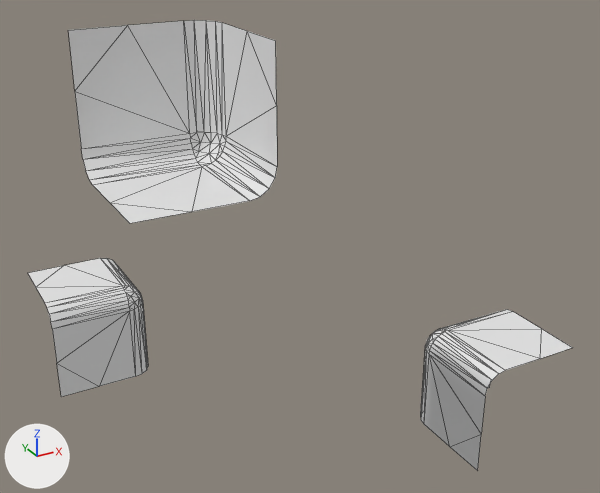
An edit to the OBJ model workshops/w6_polygonization/data/bmc/bmc_tiles/t_097.obj, drawn before and after from the same camera.
The view is the same before and after, from a 50 mm lens placed at (-0.835, -1.64, 0.721), pointed at (0.036, -0.056, -0.072). The lights are fixed; the arrows at lower left show +X, +Y and +Z. Mesh edges are drawn as thin lines. Where no turn or scale is listed for an object, it has been applied to the vertices.

Before the edit, the objects in view are built like this:
```python
me_t_097 = bpy.data.meshes.new('t_097')
me_t_097.from_pydata(...)  # 156 vertices, 234 faces; spans x -0.5..0.5, y -0.5..0.5, z -0.5..0.5
ob_t_097 = bpy.data.objects.new('t_097', me_t_097)
ob_t_097.location = (0.0, 0.0, 0.0)
```
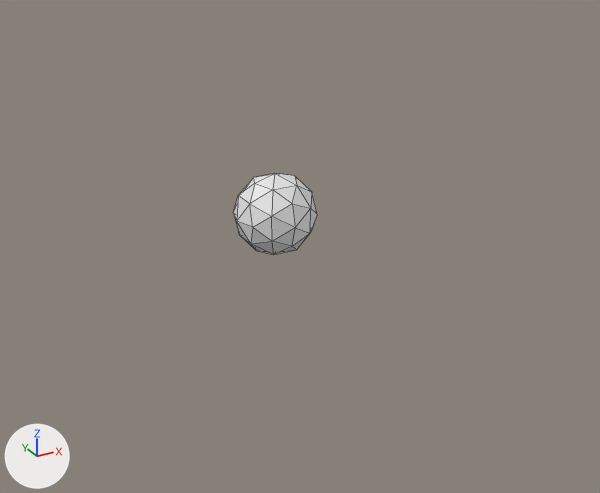
What differs and where, as boxes (x1, y1, x2, y2) in the pictures (600 x 493 px):
't_097', reshaped (84% narrower, 82% shorter): before (28, 20, 573, 471); after (233, 173, 317, 255)
part 1 of me_t_097, added: after (233, 173, 317, 255)
part 2 of me_t_097, deleted: before (421, 309, 573, 471)
part 3 of me_t_097, deleted: before (68, 20, 277, 223)
part 4 of me_t_097, deleted: before (28, 258, 148, 397)

What the commit changed:
me_t_097 has 156 vertices, 234 faces and spans x -0.5..0.5, y -0.5..0.5, z -0.5..0.5.
me_t_097 is used by ob_t_097; location (0.0, 0.0, 0.0).
me_t_097 part 1: a new loose piece, an icosphere of 80 faces spanning x -0.1..0.1, y -0.1..0.1, z -0.1..0.1.
me_t_097 part 2: the loose piece of 52 vertices spanning x 0.25..0.5, y -0.5..-0.25, z -0.5..-0.25 is deleted.
me_t_097 part 3: the loose piece of 52 vertices spanning x -0.5..-0.25, y -0.5..-0.25, z 0.25..0.5 is deleted.
me_t_097 part 4: the loose piece of 52 vertices spanning x -0.5..-0.25, y 0.25..0.5, z -0.5..-0.25 is deleted.
